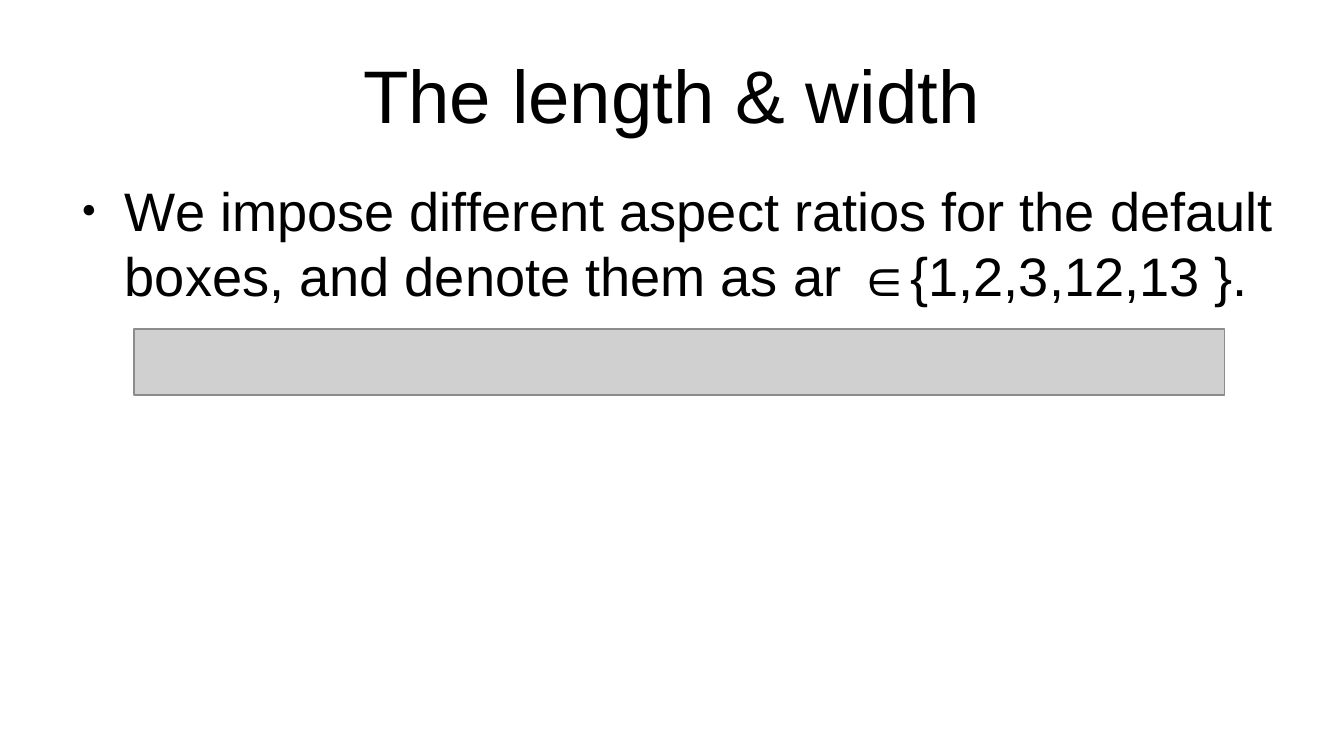
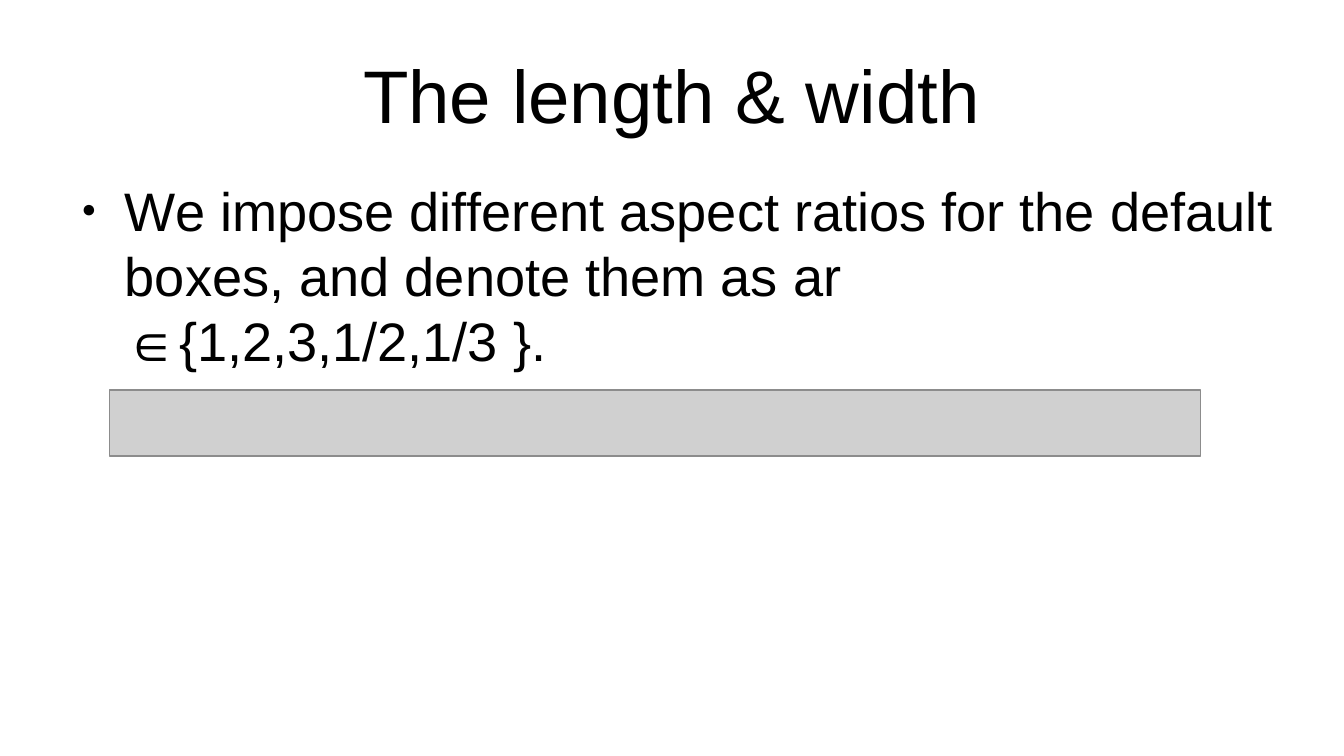
Before and after one commit to MinTimmy/MXNET, a slide deck: slide 12 of Final_Report/Report/Report1.odp (slide 10 before the commit). Drawn at 1344x756 pixels with LibreOffice and Linux fonts; fonts in the diff are those of the drawing; grey boxes stand for pictures. Boxes give left, top, right and bottom in pixels: in the first picture for what was removed or moved away, otherwise in the second. Text is boxed around its words. In the diff, an @@ line names an element or a change of style, - is before the commit and + after.

```diff
--- a/Final_Report/Report/Report1.odp
+++ b/Final_Report/Report/Report1.odp
@@ text at [125, 191, 1273, 370]: text changed @@
-● We impose different aspect ratios for the default boxes, and denote them as ar ∈{1,2,3,12,13 }.
+● We impose different aspect ratios for the default boxes, and denote them as ar ∈{1,2,3,1/2,1/3 }.
@@ picture: place and size @@
-picture at [134, 329, 1226, 395]
+picture at [110, 390, 1201, 456]
```
Also in this commit, not shown: 2 other slides changed, 5 slides added, 13 other files.
